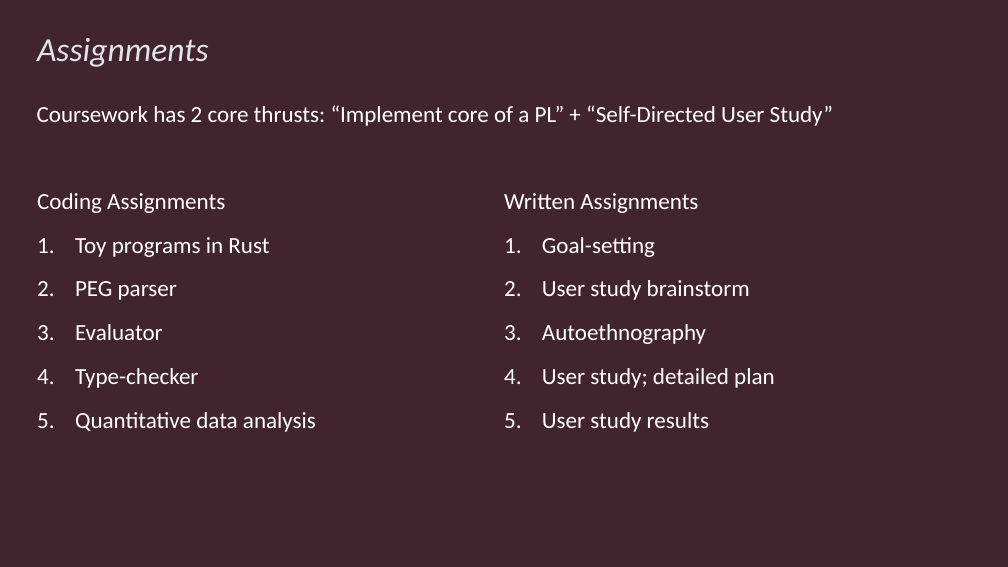
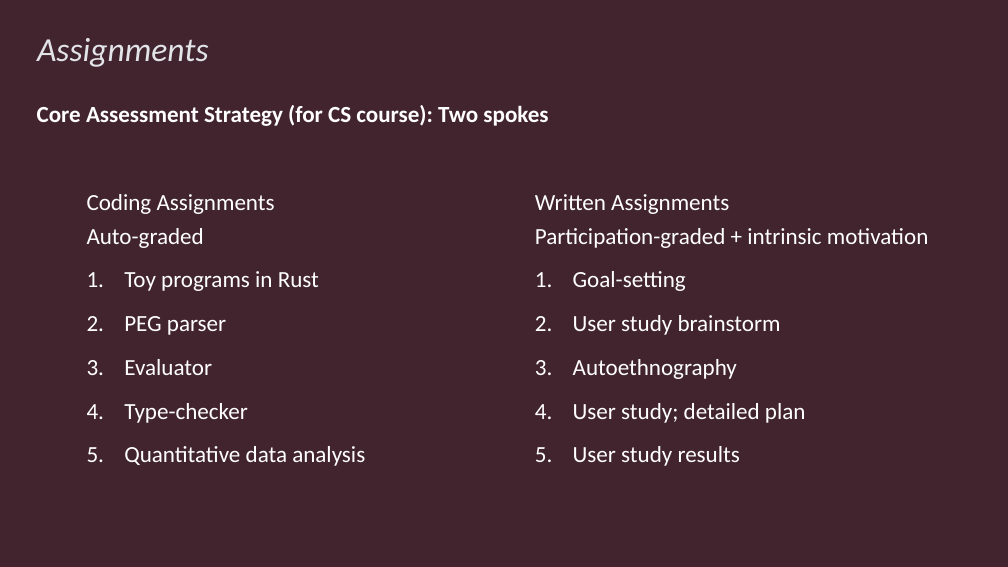
Before and after one commit to rbohrer/pl-course, a slide deck: slide 11 of LectureSlides/SPLASHE23.pptx (slide 20 before the commit). Drawn at 1008x567 pixels with LibreOffice and Linux fonts; fonts in the diff are those of the drawing. Boxes give left, top, right and bottom in pixels: in the first picture for what was removed or moved away, otherwise in the second. Text is boxed around its words. In the diff, an @@ line names an element or a change of style, - is before the commit and + after.

```diff
--- a/LectureSlides/SPLASHE23.pptx
+++ b/LectureSlides/SPLASHE23.pptx
@@ text at box(37, 105, 548, 126): text changed; bold on @@
-Coursework has 2 core thrusts: “Implement core of a PL” + “Self-Directed User Study”
+Core Assessment Strategy (for CS course): Two spokes
@@ text "Coding Assignments Auto-graded": place and size @@
-text "Coding Assignments Auto-graded" at box(37, 193, 316, 432)
+text "Coding Assignments Auto-graded" at box(87, 194, 365, 466)
@@ text at box(87, 194, 275, 248): text changed @@
-Coding Assignments
+Coding Assignments
+Auto-graded
@@ text at box(535, 194, 928, 248): text changed @@
-Written Assignments
+Written Assignments
+Participation-graded + intrinsic motivation
@@ text "Written Assignments Participation-graded + intrinsic ...": place and size @@
-text "Written Assignments Participation-graded + intrinsic ..." at box(504, 193, 775, 432)
+text "Written Assignments Participation-graded + intrinsic ..." at box(535, 194, 928, 466)
```
Also in this commit, not shown: 12 other slides changed, 2 slides added, 6 slides removed, 2 other files.
